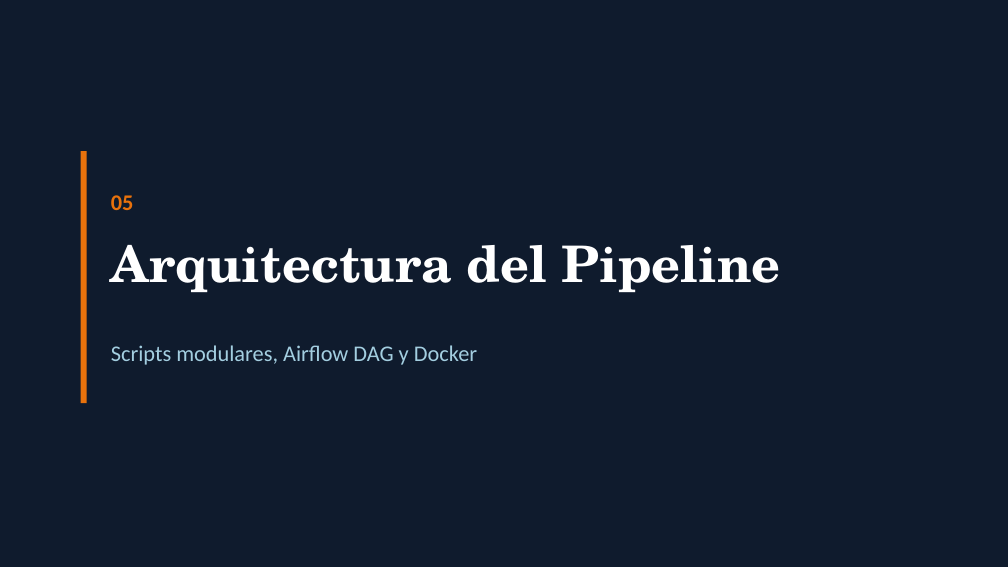
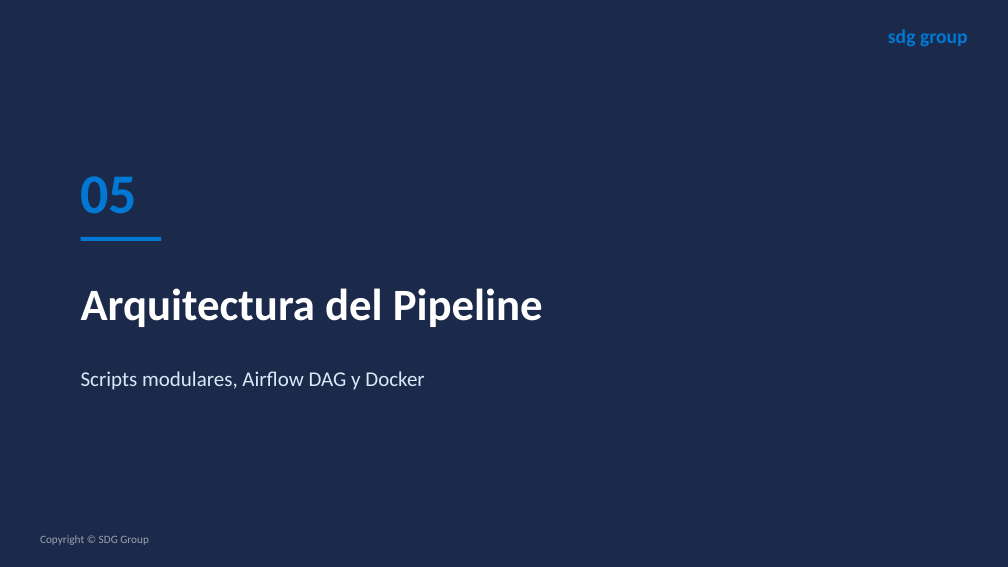
Before and after one commit to TomasUrban0/AI_Test_SDG, a slide deck: slide 20 of Presentacion_Churn_SDG.pptx. Drawn at 1008x567 pixels with LibreOffice and Linux fonts; fonts in the diff are those of the drawing. Boxes give left, top, right and bottom in pixels: in the first picture for what was removed or moved away, otherwise in the second. Text is boxed around its words. In the diff, an @@ line names an element or a change of style, - is before the commit and + after.

```diff
--- a/Presentacion_Churn_SDG.pptx
+++ b/Presentacion_Churn_SDG.pptx
@@ background #0F1B2D to #1B2A4A @@
@@ text added at [888,29,968,47], 14 pt, text #0078D4, bold @@
+sdg group
@@ text "05": place and size @@
-text "05" at [111,195,134,210]
+text "05" at [81,176,138,214]
@@ text "05" at [81,176,138,214]: size 16 to 40 pt, text colour #E8720C to #0078D4 @@
@@ rectangle removed at [81,151,87,403] @@
@@ rectangle added at [81,237,161,241], fill #0078D4 @@
@@ text "Arquitectura del Pipeline": place and size @@
-text "Arquitectura del Pipeline" at [111,245,780,292]
+text "Arquitectura del Pipeline" at [81,288,543,327]
@@ text "Arquitectura del Pipeline" at [81,288,543,327]: size 36 to 32 pt, font TeX Gyre Schola to Calibri @@
@@ text "Scripts modulares, Airflow DAG y ...": place and size @@
-text "Scripts modulares, Airflow DAG y ..." at [111,345,477,365]
+text "Scripts modulares, Airflow DAG y ..." at [81,371,424,390]
@@ text "Scripts modulares, Airflow DAG y ..." at [81,371,424,390]: size 16 to 15 pt, text colour #A3CEE0 to #D6EAF8 @@
@@ text added at [40,535,149,545], 8 pt, text #9CA3AF @@
+Copyright © SDG Group
```
Also in this commit, not shown: 23 other slides changed, 1 slide added, 1 slide removed, 19 other files.
